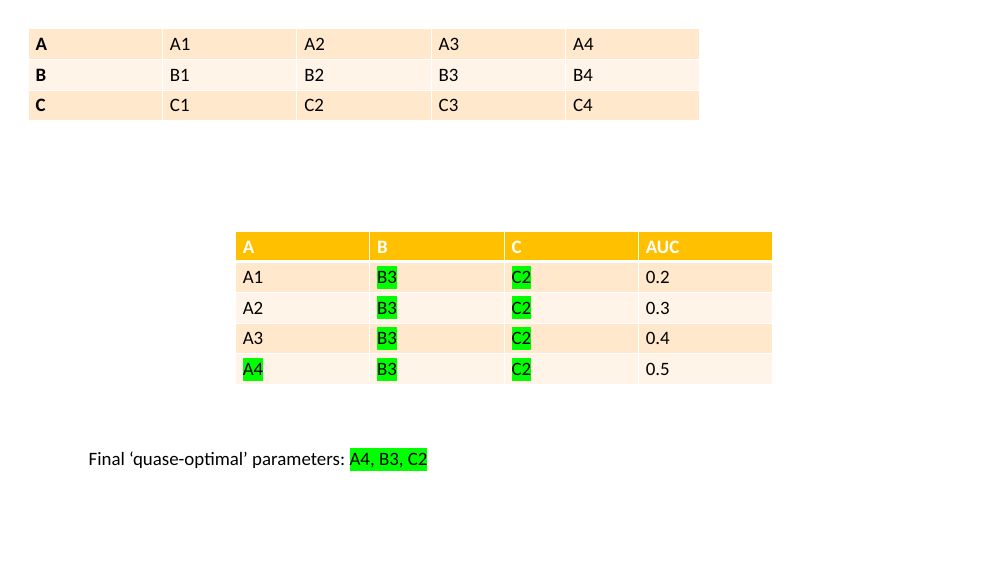
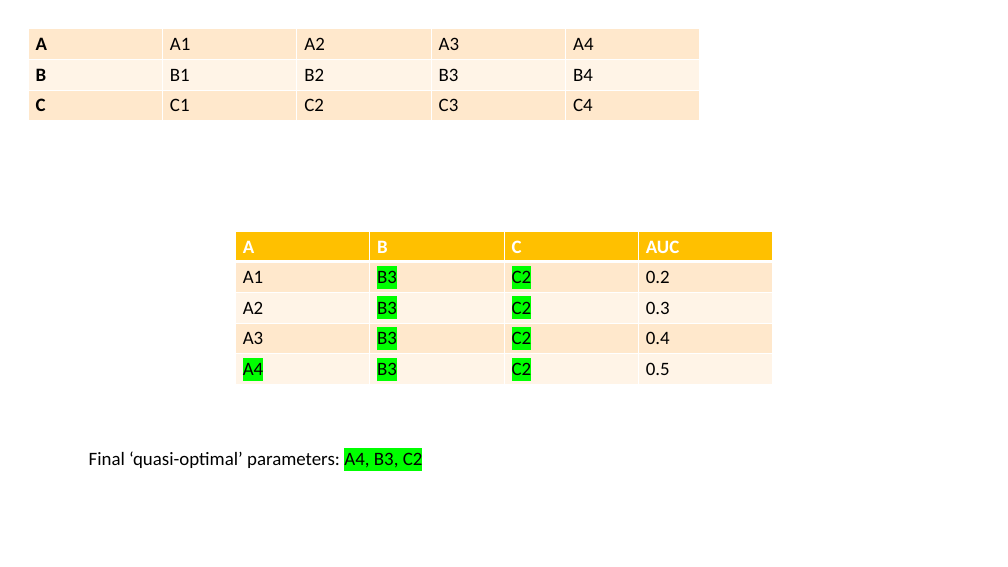
Before and after one commit to Dntfreitas/HOSA, a slide deck: slide 4 of Algorithm Proposal.pptx. Drawn at 1008x567 pixels with LibreOffice and Linux fonts; fonts in the diff are those of the drawing. Boxes give left, top, right and bottom in pixels: in the first picture for what was removed or moved away, otherwise in the second. Text is boxed around its words. In the diff, an @@ line names an element or a change of style, - is before the commit and + after.

```diff
--- a/Algorithm Proposal.pptx
+++ b/Algorithm Proposal.pptx
@@ text at bbox=[89, 450, 423, 471]: text changed @@
-Final ‘quase-optimal’ parameters: A4, B3, C2
+Final ‘quasi-optimal’ parameters: A4, B3, C2
```
Also in this commit, not shown: 3 other files.
